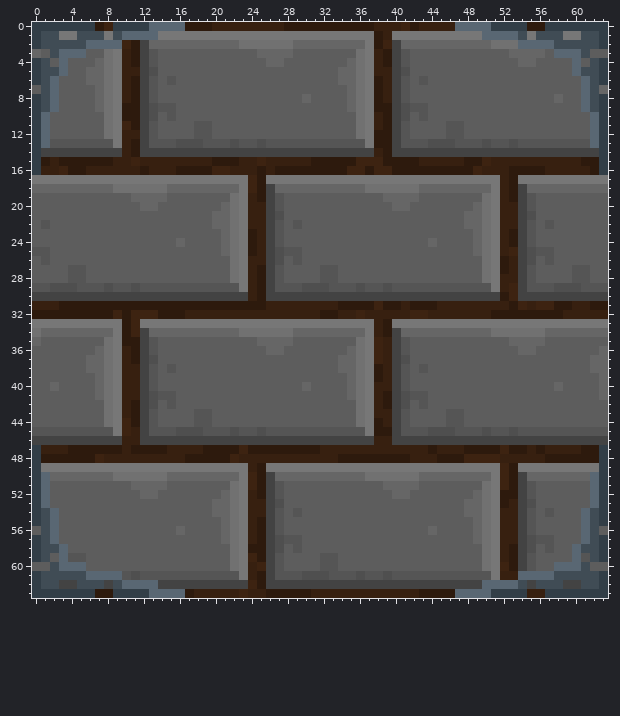
One commit to this pixel-art sprite: res/ttt/image/texture/stone_bricks.png. Above is the file before it was changed.
The file is 64x64 pixels. Colours within 5 levels of each other are drawn and written as one.
New version:
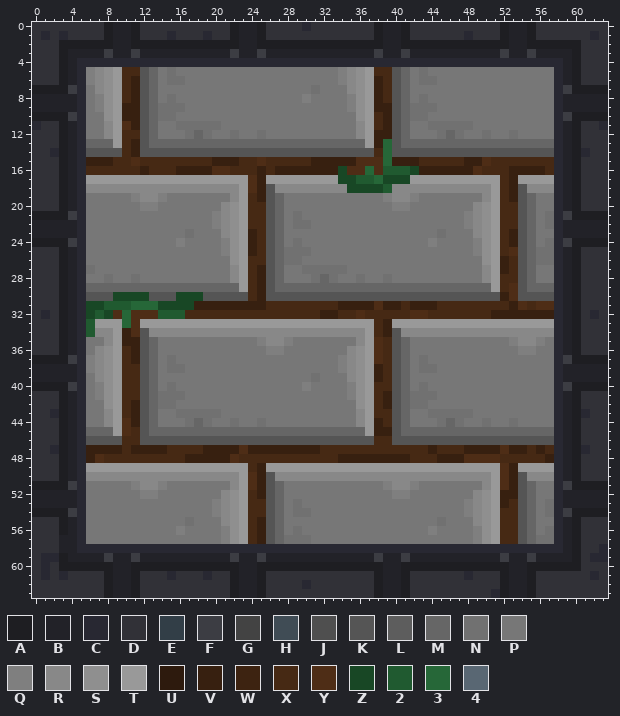
Palette (. is transparent): A #1e1e22  B #222228  C #282832  D #313137  E #323e47  F #3c3d43  G #434343  H #404c55  J #4f4f4f  K #555555  L #5d5d5d  M #666666  N #717171  P #777777  Q #7f7f7f  R #888888  S #8f8f8f  T #999999  U #2d1a0d  V #372010  W #3d2311  X #462914  Y #4e2d16  Z #184725  2 #205a30  3 #266738  4 #596773
Diff:
Changed rows in their new state; - is an unchanged pixel.
first column x 0:
 0 DDDDDDDDABBADDDDDDDDDDABBADDDDCDDDDDDDABBADDDDDDDDDDABBADDDDDDDD
 1 DCDCDDDDABBADDDCDDDCDDABBADDDDDDDDDDDDABBADDDDDDCDDDABBADDDDDDCD
 2 DDDAAAAAABBAAAAAAAAAAAABBAAAAAAAAAAAAAABBAAAAAAAAAAAABBAAAAAADDD
 3 DDDABBBBFBBFBBBBBBBBBBFBBFBBBBBBBBBBBBFBBFBBBBBBBBBBFBBFBBBBADDD
 4 DDDABCCCCCCCCCCCCCCCCCCCCCCCCCCCCCCCCCCCCCCCCCCCCCCCCCCCCCCBADDD
 5 DDDABCQRSTXXKMPNPPPPPPPPPPPPPPPPPPQRSTXXKMPNPPPPPPPPPPPPPPCBADDD
 6 DDDABCQRSTXVKMPNNPPPPPPPPPPPPPPPPPQRSTVXKMPNNPPPPPPPPPPPPPCBADDD
 7 AAAAFCPRSTXVKMPPPPPPPPPPPPPPPPPNPPPRSTVXKMPPPPPPPPPPPPPPPPCFAAAA
 8 BBBBBCPQSTXVKMPNPPPPPPPPPPPPPPQPPPPQSTVXKMPNPPPPPPPPPPPPPPCBBBBB
 9 BBBBBCPQSTVVKMNNNPPPPPPPPPPPPPPPPPPQSTVVKMNNNPPPPPPPPPPPPPCBBBBB
10 AAAAFCPPSTVVKMNNPPPPPPPPPPPPPPPPPPPPSTXVKMNNPPPPPPPPPPPPPPCFAAAA
11 CDDABCPPRTYVKMPPNNNNNPPPPPPPPPPPPPPPRTXVKMPPNNNNNPPPPPPPPPCBADDC
12 DDDABCPPRTXXKMPPPNMNPPNPPNPPPPPPPPPPRTVVKMPPPNMNPPNPPNPPPPCBADDD
13 DDDABCMMMTXVKMMMMMMMMMMMMMMMMMMMMMMMMTV3KMMMMMMMMMMMMMMMMMCBADDD
14 DDCABCKKKKXVKKKKKKKKKKKKKKKKKKKKKKKKKKX3KKKKKKKKKKKKKKKKKKCBACDD
15 DDDABCVVVXXYXXXXXXXXVVVXXYXXXXXVVVVVYYY3VVVXXXXXVVYXXXXXXXCBADDD
16 DDDABCXXXXXXVXXXVVVVYYXXXVXVVVVVVVZYY3Y222ZVVVVVVYXXXVVVVXCBADDD
17 DDDABCTTTTTTTTTTTTTTTTTTYVTTTTTTTTZZ223ZZZTTTTTTTTTTXVTTTTCBADDD
18 DDDABCRRRRRRRRRRRRRRRRRTYVKRRRRRRRRZZZZ2RRRRRRRRRRRTXVKRRRCBADDD
19 DDDABCPPPPPQRRQPPPPPPPRTXVKMPPPPPPPPPPPQRRQPPPPPPPRTXVKMPPCBADDD
20 DDDABCPPPPPPQQPPPPPPPRSTXXKMPPPPPPPPPPPPQQPPPPPPPRSTXXKMPPCBADDD
21 AAAAFCPPPPPPPPPPPPPPQRSTXXKMPNPPPPPPPPPPPPPPPPPPQRSTXXKMPNCFAAAA
22 BBBBBCPPPPPPPPPPPPPPQRSTXXKMPNNPPPPPPPPPPPPPPPPPQRSTXXKMPNCBBBBB
23 BBBBBCPPPPPPPPPPPNPPPRSTVXKMPPPPPPPPPPPPPPPPPNPPPRSTXVKMPPCBBBBB
24 AAAAFCPPPPPPPPPPQPPPPQSTVXKMPNPPPPPPPPPPPPPPQPPPPQSTXVKMPNCFAAAA
25 DDDABCPPPPPPPPPPPPPPPQSTVXKMNNNPPPPPPPPPPPPPPPPPPQSTXYKMNNCBADDD
26 DDDABCPPPPPPPPPPPPPPPPSTXXKMNNPPPPPPPPPPPPPPPPPPPPSTVXKMNNCBADDD
27 DDDABCNPPPPPPPPPPPPPPPRTXVKMPPNNNNNPPPPPPPPPPPPPPPRTVXKMPPCBADDD
28 DDDABCPPNPPNPPPPPPPPPPRTXVKMPPPNMNPPNPPNPPPPPPPPPPRTXXKMPPCBADDD
29 DDDABCMMMMMMMMMMMMMMMMMTXVKMMMMMMMMMMMMMMMMMMMMMMMMTXYKMMMCBADDD
30 DDDABCKKKZZZZKKKZZZKKKKKXVKKKKKKKKKKKKKKKKKKKKKKKKKKVYKKKKCBADDD
31 DDDABCZZ222333ZZZZVVVVVVVVXXXXXXXXVVVVYVVXVVVXXXXXXXXVYXYYCBADDD
32 DCDABCZ2ZY3YYY222XXXXXXXXXXXXXXXVVXXYXXXXXYYXXXXXXXVVVVVVVCBADCD
33 DDDABC2TTT3YTTTTTTTTTTTTTTTTTTTTTTTTTTXVTTTTTTTTTTTTTTTTTTCBADDD
34 DDDABC2RRTVYKRRRRRRRRRRRRRRRRRRRRRRRRTXVKRRRRRRRRRRRRRRRRRCBADDD
35 DDDABCPPRTVVKMPPPPPPPPPPPQRRQPPPPPPPRTYXKMPPPPPPPPPPPQRRQPCBADDD
36 DDDABCPRSTXVKMPPPPPPPPPPPPQQPPPPPPPRSTYXKMPPPPPPPPPPPPQQPPCBADDD
37 AAAAFCQRSTXVKMPNPPPPPPPPPPPPPPPPPPQRSTYXKMPNPPPPPPPPPPPPPPCFAAAA
38 BBBBBCQRSTXXKMPNNPPPPPPPPPPPPPPPPPQRSTVXKMPNNPPPPPPPPPPPPPCBBBBB
39 BBBBBCPRSTXXKMPPPPPPPPPPPPPPPPPNPPPRSTVXKMPPPPPPPPPPPPPPPPCBBBBB
40 AAAAFCPQSTXXKMPNPPPPPPPPPPPPPPQPPPPQSTXXKMPNPPPPPPPPPPPPPPCFAAAA
41 DDDABCPQSTXXKMNNNPPPPPPPPPPPPPPPPPPQSTXVKMNNNPPPPPPPPPPPPPCBADDD
42 DDDABCPPSTXVKMNNPPPPPPPPPPPPPPPPPPPPSTXVKMNNPPPPPPPPPPPPPPCBADDD
43 DDCABCPPRTXVKMPPNNNNNPPPPPPPPPPPPPPPRTXXKMPPNNNNNPPPPPPPPPCBACDD
44 DDDABCPPRTYVKMPPPNMNPPNPPNPPPPPPPPPPRTVXKMPPPNMNPPNPPNPPPPCBADDD
45 DDDABCMMMTYXKMMMMMMMMMMMMMMMMMMMMMMMMTVVKMMMMMMMMMMMMMMMMMCBADDD
46 DDDABCKKKKXXKKKKKKKKKKKKKKKKKKKKKKKKKKXXKKKKKKKKKKKKKKKKKKCBADDD
47 DDCABCVVVVXVVVVXXXXVVVVYVVVVVVVVXXXXXXXXXXXXVXXXVVVVYVVXVXCBACDD
48 DDDABCVYXXXXXXXXXVVVVVYXXXXXXXXXXXVVVVVVVVXXXVVVYYYYXXXXXVCBADDD
49 DDDABCTTTTTTTTTTTTTTTTTTXVTTTTTTTTTTTTTTTTTTTTTTTTTTYVTTTTCBADDD
50 DDDABCRRRRRRRRRRRRRRRRRTYVKRRRRRRRRRRRRRRRRRRRRRRRRTYVKRRRCBADDD
51 AAAAFCPPPPPQRRQPPPPPPPRTYVKMPPPPPPPPPPPQRRQPPPPPPPRTYVKMPPCFAAAA
52 BBBBBCPPPPPPQQPPPPPPPRSTXVKMPPPPPPPPPPPPQQPPPPPPPRSTVVKMPPCBBBBB
53 BBBBBCPPPPPPPPPPPPPPQRSTXXKMPNPPPPPPPPPPPPPPPPPPQRSTVXKMPNCBBBBB
54 AAAAFCPPPPPPPPPPPPPPQRSTXXKMPNNPPPPPPPPPPPPPPPPPQRSTXXKMPNCFAAAA
55 DDDABCPPPPPPPPPPPNPPPRSTXVKMPPPPPPPPPPPPPPPPPNPPPRSTXXKMPPCBADDD
56 DDDABCPPPPPPPPPPQPPPPQSTXVKMPNPPPPPPPPPPPPPPQPPPPQSTXXKMPNCBADDD
57 DDDBBCPPPPPPPPPPPPPPPQSTXVKMNNNPPPPPPPPPPPPPPPPPPQSTXXKMNNCBADDD
58 DDDBBCCCCCCCCCCCCCCCCCCCCCCCCCCCCCCCCCCCCCCCCCCCCCCCCCCCCCCBADDC
59 DCCABBBBFBBFBBBBBBBBBBFBBFBBBBBBBBBBBBFBBFBBBBBBBBBBFBBFBBBBADCC
60 DCDAAAAAABBAAAAAAAAAAAABBAAAAAAAAAAAAAABBAAAAAAAAAAAABBAAAAAADDD
61 DCDCDDDDABBADDDCDDDCDDABBADDDDDDDDDDDDABBADDDDDDCDDDABBADDDDDDCD
62 DDDDDDDDABBADDDDDDDDDDABBADDDDCDDDDDDDABBADDDDDDDDDDABBADDDDDDDD
63 DDDDDDDDABBADDDDDDDDDDABBADDDDDDDDDDDDABBADDDDDDDDDCABBADDDDDDDD
Pixel boxes of the changes (left, top, right, bottom) in both pictures:
changed: (32, 22, 608, 598)
